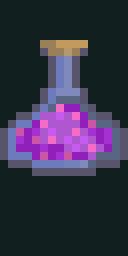
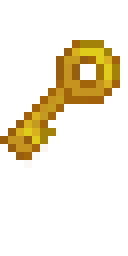
Layered file, before and after one edit (128x256). Changes by layer:
hid "Potion" over [0, 40, 128, 176]
showed "key" over [0, 40, 120, 168]
hid "Background" over [0, 0, 128, 256]
